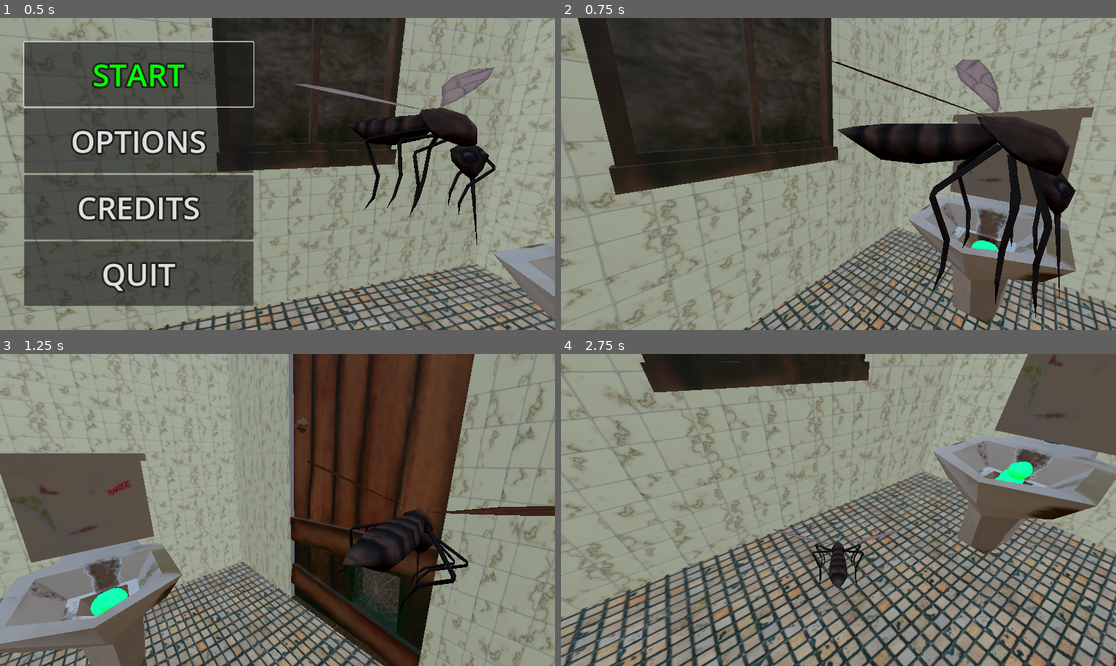
Above: before the commit, frames 1-4 (two rows, left to right).
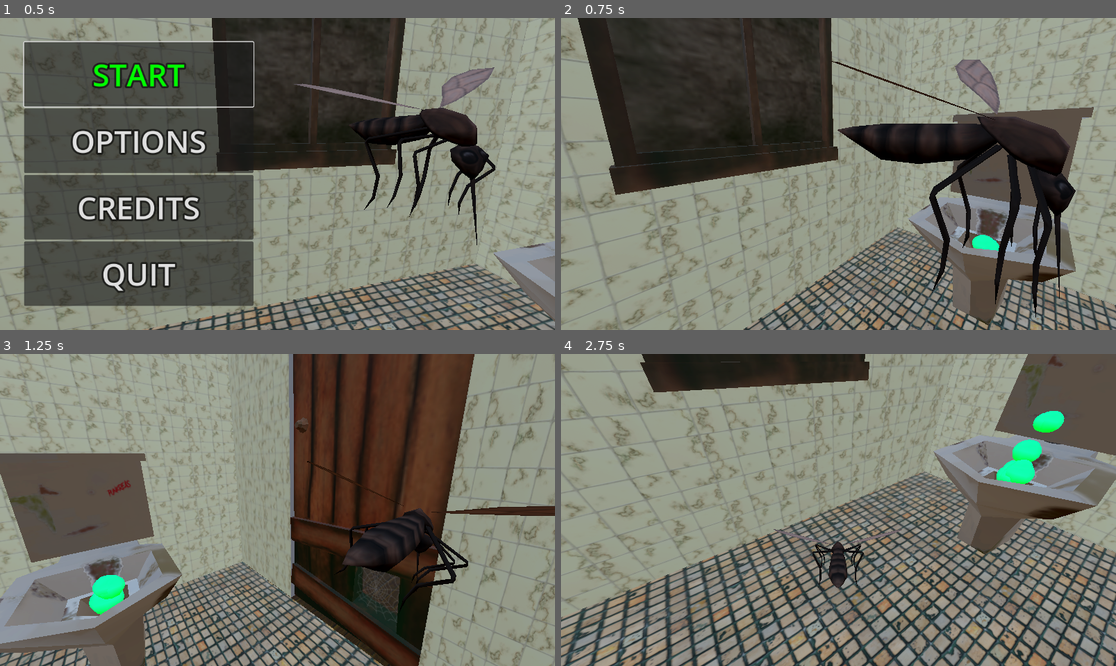
Above: after the commit, the same moments.

Repository: MaxRomagnoli/GGJ25
Game: Godot game, scene res://scenes/Game.tscn
Same seed, same stepped clock (60 frames per second), same inputs: the game is played once before the commit and once after it.
Inputs (mouse positions are in pixels of both pictures, inside the frame that each line leads up to):
- Up to frame 1 (0.5 s): no input
- Up to frame 2 (0.75 s): click "START" at 0.5 s
- Up to frame 3 (1.25 s): no input
- Up to frame 4 (2.75 s): tap Enter (ui_accept) at 1.25, 1.52, 2.27 s; move the mouse to (960, 494) at 1.27 s; hold D (move_right) 1.28-2.03 s; hold F 1.28-2.03 s; click (960, 494) at 1.42 s; move the mouse to (727, 525) at 2.02 s; hold S (move_down) from 2.03 s (still down); tap Q at 2.1 s

Frame 1 is identical in both runs. In frame 2, less than 0.1% of the frame differs, in the area x 73-79%, y 69-75%; in frame 3, 0.5%; in frame 4, 0.8%, in the area x 78-91%, y 18-42%.

Commit message:
added another spawner

Diff:
--- a/scenes/Game.tscn
+++ b/scenes/Game.tscn
@@ -670,7 +670,7 @@
 spawner_type = 3
 power_up_time = 10.0
 spawn_scale = Vector2(3, 4)
-speed_range = Vector2(1, 2)
+speed_range = Vector2(3, 5)
 
 [node name="porta con foro" parent="Enviroment" instance=ExtResource("14_iyj8h")]
 transform = Transform3D(-30, 2.29282e-13, 2.62268e-06, 0, -30, 2.62268e-06, 2.62268e-06, 2.62268e-06, 30, 16.3496, 37.9814, 29.9767)
@@ -752,5 +752,13 @@
 transform = Transform3D(9.20737, 0, -3.90185, 0, 10, 0, 3.90185, 0, 9.20737, 1.93264, 13.1216, -3.79149)
 shape = SubResource("BoxShape3D_7mym6")
 
+[node name="SpawnerCacca" parent="." instance=ExtResource("7_x8126")]
+transform = Transform3D(0.25, 0, 0, 0, 0.25, 0, 0, 0, 0.25, 70.4332, -25.6568, 0)
+spawner_type = 2
+power_up_time = 10000.0
+spawn_area = Vector2(10, 10)
+spawn_scale = Vector2(5, 10)
+speed_range = Vector2(10, 20)
+
 [connection signal="game_start" from="Menu" to="." method="start_game"]
 [connection signal="body_entered" from="Libri/Area3D" to="." method="fall_animation"]
--- a/scripts/bubble_type.gd
+++ b/scripts/bubble_type.gd
@@ -17,9 +17,9 @@
 static func get_material(selected_power_type: PowerType) -> Material:
 	#if selected_power_type == PowerType.FIRE:
 		#return Color.RED
-	#if selected_power_type == PowerType.SHIT:
-		#return Color.SADDLE_BROWN
-	if selected_power_type == PowerType.POISON:
+	if selected_power_type == PowerType.SHIT:
+		return load("res://materials/bubble_shit.tres")
+	elif selected_power_type == PowerType.POISON:
 		return load("res://materials/bubble_poison.tres")
 	elif selected_power_type == PowerType.SPEED:
 		return load("res://materials/bubble_speed.tres")
